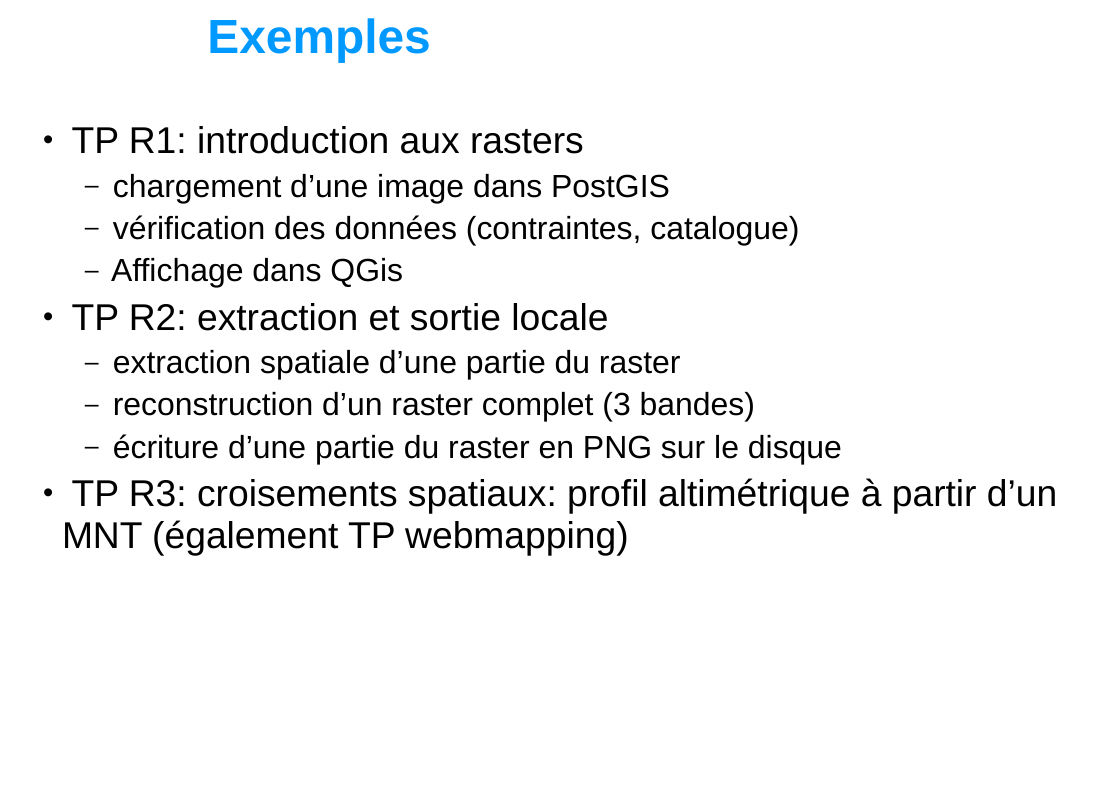
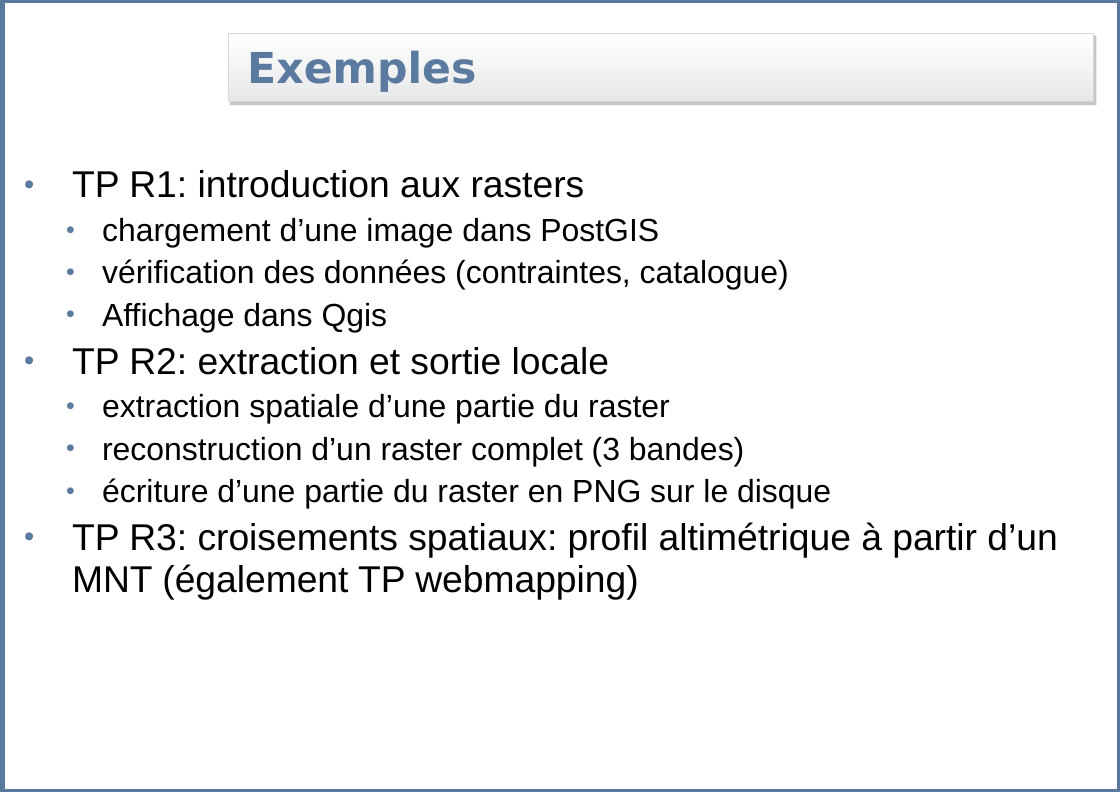
Before and after one commit to Gretti/geoadminsuite, a slide deck: slide 14 of branches/home/formation/postgis/postgis/slides/13_postgis_raster.ppt (slide 13 before the commit). Drawn at 1120x792 pixels with LibreOffice and Linux fonts; fonts in the diff are those of the drawing; background and template pictures are left out. Boxes give left, top, right and bottom in pixels: in the first picture for what was removed or moved away, otherwise in the second. Text is boxed around its words. In the diff, an @@ line names an element or a change of style, - is before the commit and + after.

```diff
--- a/branches/home/formation/postgis/postgis/slides/13_postgis_raster.ppt
+++ b/branches/home/formation/postgis/postgis/slides/13_postgis_raster.ppt
@@ rectangle added at (2, 0, 1120, 792), outline #5B799E 4.51 pt @@
@@ title "Exemples": place and size @@
-title "Exemples" at (207, 18, 430, 62)
+title "Exemples" at (228, 34, 1093, 102)
@@ title "Exemples" at (228, 34, 1093, 102): size 36 to 32 pt, font Arial to DejaVu Sans, text colour #0099FF to #5B7A9F; indent changed; fill none to gradient #FFFFFF to #E7E8E9; outline none to #D9D9D9 0.74 pt; shadow on @@
@@ text "TP R1: introduction aux rasters": place and size @@
-text "TP R1: introduction aux rasters" at (62, 126, 1057, 555)
+text "TP R1: introduction aux rasters" at (72, 170, 1057, 600)
@@ text at (72, 170, 1057, 600): indent changed; bullet colour #000000 to #5B7A9F; bullet – to • @@
@@ text at (102, 303, 388, 332): text changed @@
-  – Affichage dans QGis
+  • Affichage dans Qgis
```
Also in this commit, not shown: 12 other slides changed, 1 slide added, 58 other files.
